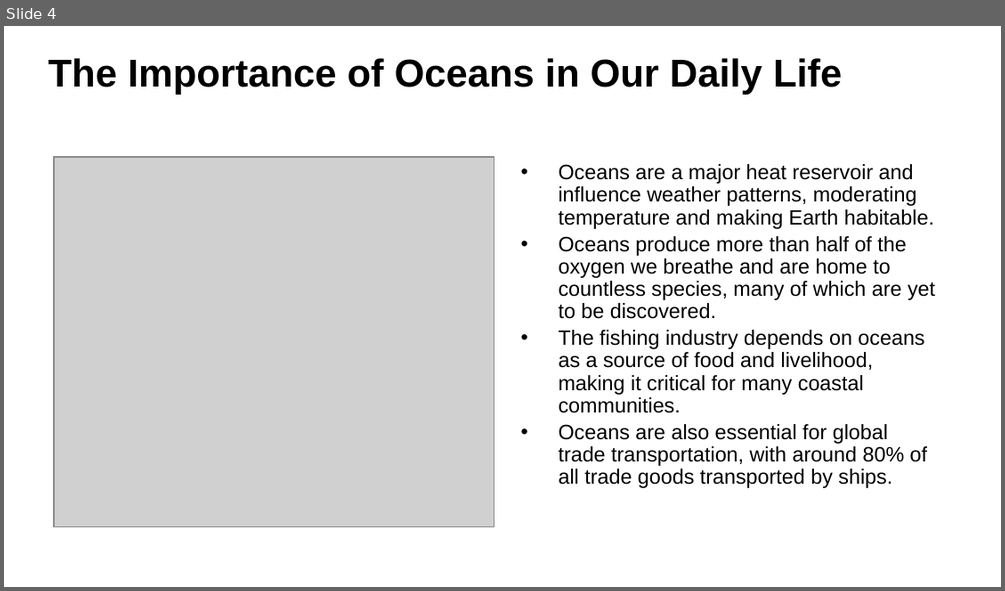
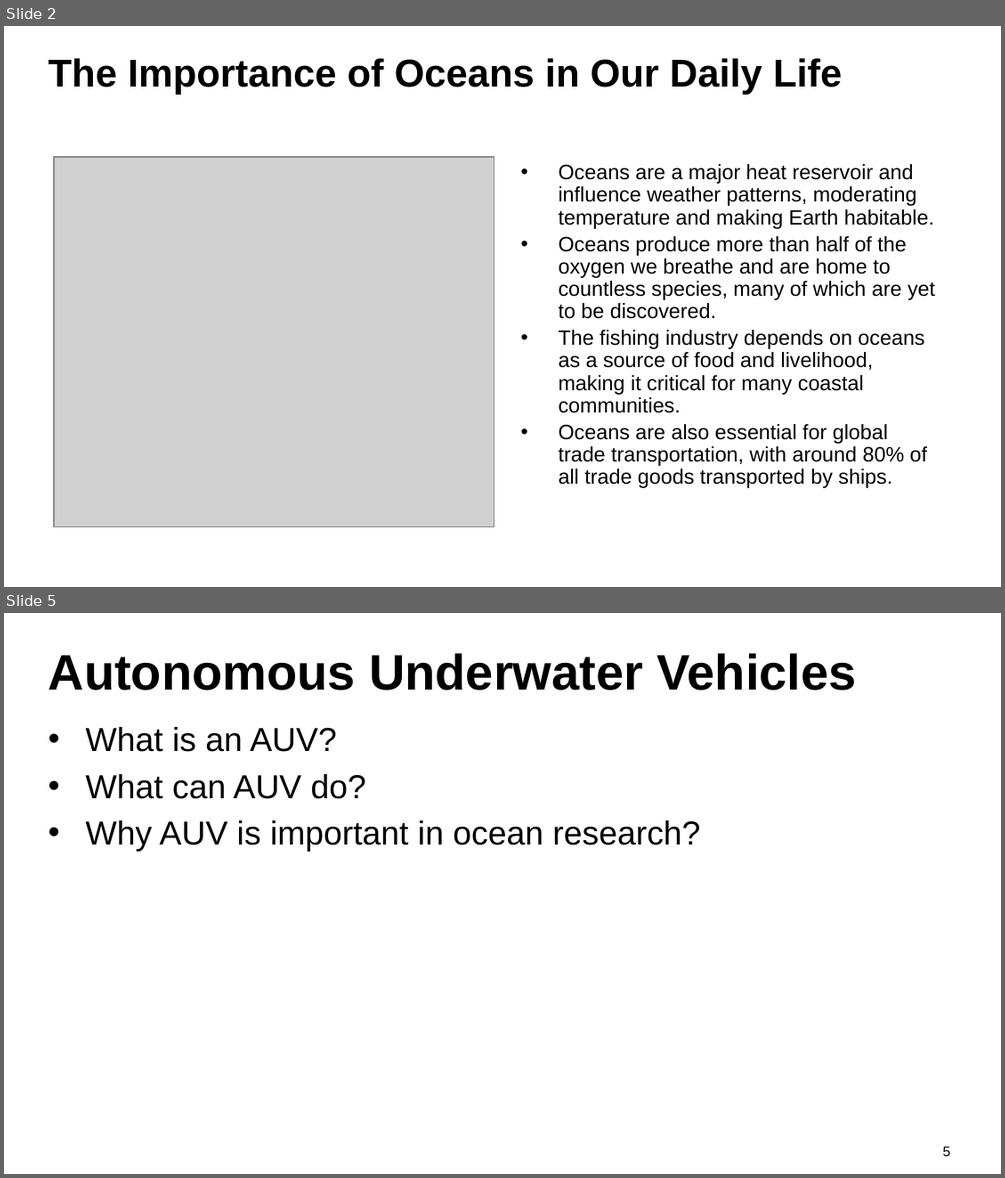
Before and after one commit to YaolinGe/THESIS, a slide deck: presentation/slides/phd.pptx. Shown one above the other, each under a label of ours: slide 4 before the commit, slides 2 and 5 after it; the slides between them are not shown. The pictures are 1005x591 and 1005x1178 pixels, drawn with LibreOffice and Linux fonts; fonts in the diff are those of the drawing; grey boxes stand for pictures; background and template pictures are left out. Boxes give left, top, right and bottom in pixels: in the first picture for what was removed or moved away, otherwise in the second. Text is boxed around its words. In the diff, an @@ line names an element or a change of style, - is before the commit and + after.

```diff
--- a/presentation/slides/phd.pptx
+++ b/presentation/slides/phd.pptx
@@ slide 5 added at [4, 613, 1001, 1174], background #FFFFFF @@
@@ title added at [48, 653, 857, 690], 36 pt, text #000000, bold @@
+Autonomous Underwater Vehicles
@@ text added at [86, 727, 700, 852], 24 pt, text #000000 @@
+• What is an AUV?
+• What can AUV do?
+• Why AUV is important in ocean research?
@@ page number added at [943, 1146, 951, 1156], 10 pt, text #000000 @@
+5
@@ what was slide 4 is now slide 2 @@
```
Also in this commit, not shown: 2 slides changed, 7 other slides added, 5 slides removed, 3 other files.
